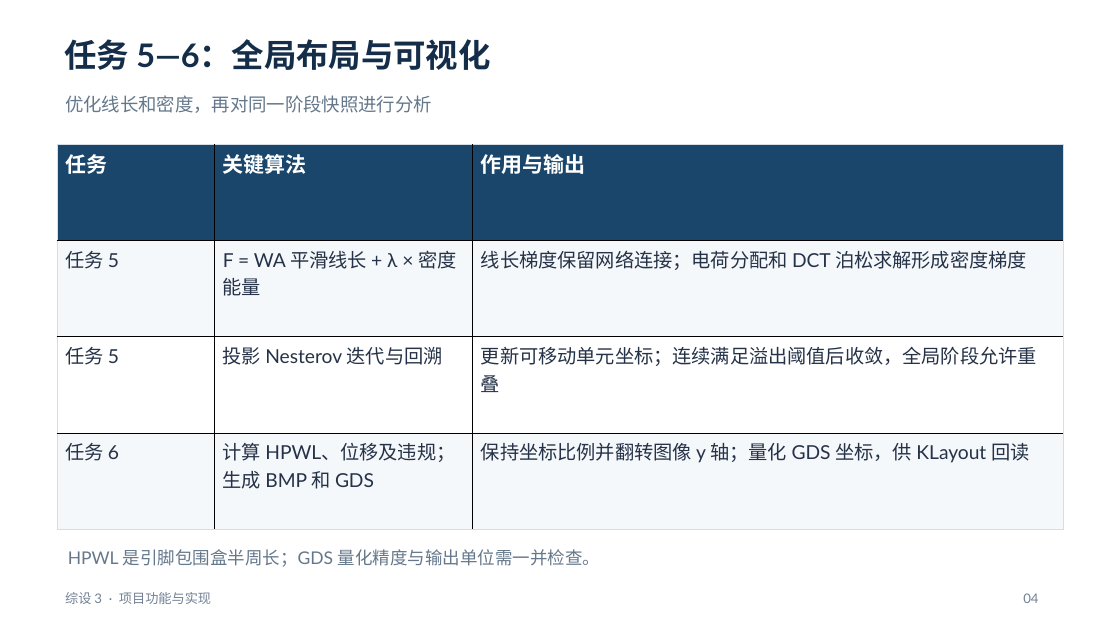
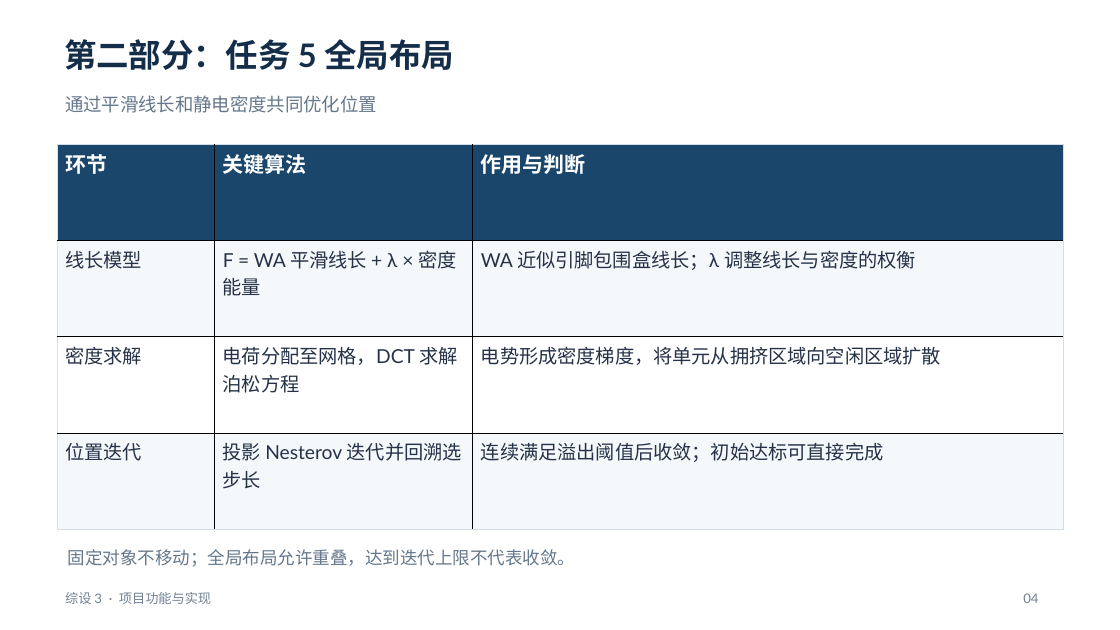
Before and after one commit to kamisato-funeki/ZS-3, a slide deck: slide 4 of docs/综设3-任务5至7汇报.pptx. Drawn at 1120x630 pixels with LibreOffice and Linux fonts; fonts in the diff are those of the drawing. Boxes give left, top, right and bottom in pixels: in the first picture for what was removed or moved away, otherwise in the second. Text is boxed around its words. In the diff, an @@ line names an element or a change of style, - is before the commit and + after.

```diff
--- a/docs/综设3-任务5至7汇报.pptx
+++ b/docs/综设3-任务5至7汇报.pptx
@@ text at <box>64,39,454,70</box>: text changed @@
-任务 5—6：全局布局与可视化
+第二部分：任务 5 全局布局
@@ text at <box>65,95,377,113</box>: text changed @@
-优化线长和密度，再对同一阶段快照进行分析
+通过平滑线长和静电密度共同优化位置
@@ table at <box>57,145,1064,529</box> @@
-row 1, column 1: 任务
+row 1, column 1: 环节
-row 1, column 3: 作用与输出
+row 1, column 3: 作用与判断
-row 2, column 1: 任务 5
+row 2, column 1: 线长模型
-row 2, column 3: 线长梯度保留网络连接；电荷分配和 DCT 泊松求解形成密度梯度
+row 2, column 3: WA 近似引脚包围盒线长；λ 调整线长与密度的权衡
-row 3: 任务 5 | 投影 Nesterov 迭代与回溯 | 更新可移动单元坐标；连续满足溢出阈值后收敛，全局阶段允许重叠
+row 3: 密度求解 | 电荷分配至网格，DCT 求解泊松方程 | 电势形成密度梯度，将单元从拥挤区域向空闲区域扩散
-row 4: 任务 6 | 计算 HPWL、位移及违规；生成 BMP 和 GDS | 保持坐标比例并翻转图像 y 轴；量化 GDS 坐标，供 KLayout 回读
+row 4: 位置迭代 | 投影 Nesterov 迭代并回溯选步长 | 连续满足溢出阈值后收敛；初始达标可直接完成
@@ text at <box>68,549,575,567</box>: text changed @@
-HPWL 是引脚包围盒半周长；GDS 量化精度与输出单位需一并检查。
+固定对象不移动；全局布局允许重叠，达到迭代上限不代表收敛。
```
Also in this commit, not shown: 5 other slides changed, 3 slides added.
